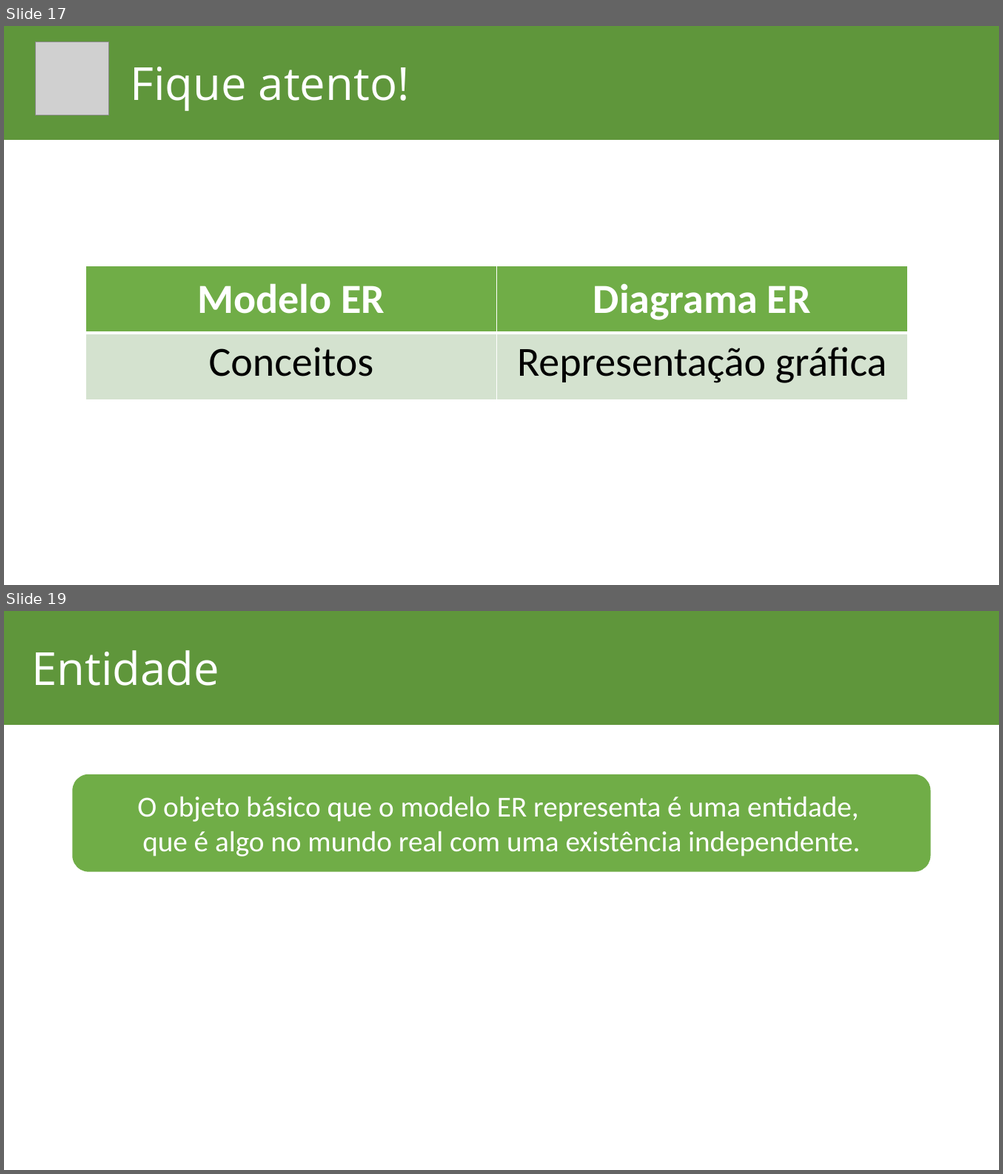
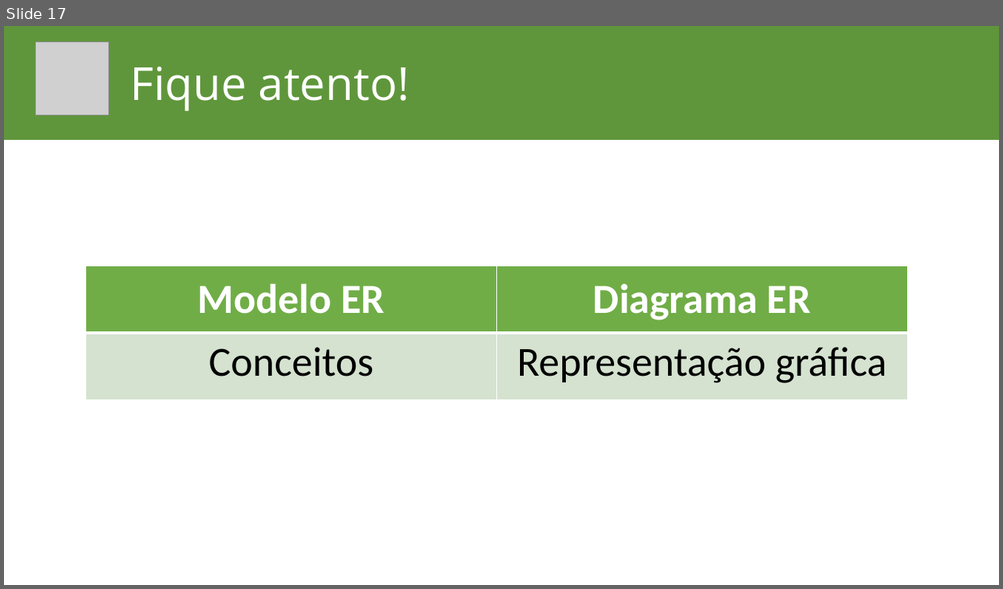
Before and after one commit to lucassoaresaraujo/aulas, a slide deck: Banco de Dados/Banco de Dados.pptx. Shown one above the other, each under a label of ours: slides 17 and 19 before the commit, slide 17 after it; the slides between them are not shown. The pictures are 1003x1174 and 1003x589 pixels, drawn with LibreOffice and Linux fonts; fonts in the diff are those of the drawing; grey boxes stand for pictures; background and template pictures are left out. Boxes give left, top, right and bottom in pixels: in the first picture for what was removed or moved away, otherwise in the second. Text is boxed around its words. In the diff, an @@ line names an element or a change of style, - is before the commit and + after.

Commit message:
Entidade e DER entidade

```diff
--- a/Banco de Dados/Banco de Dados.pptx
+++ b/Banco de Dados/Banco de Dados.pptx
@@ slide 19 removed at [4,611,999,1170], background #FFFFFF; not listed: 1 template element that a slide beside it also shows @@
@@ title removed at [32,650,219,686] @@
-Entidade
@@ rounded rectangle removed at [73,775,930,872] @@
-O objeto básico que o modelo ER representa é uma entidade,
-que é algo no mundo real com uma existência independente.
```
Also in this commit, not shown: 4 slides changed, 5 slides added.
